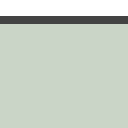
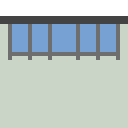
Comparing the layer stacks of the two w=128, h=128 images. Changes:
painted on "Pasted Layer" over [8, 24, 120, 60]
